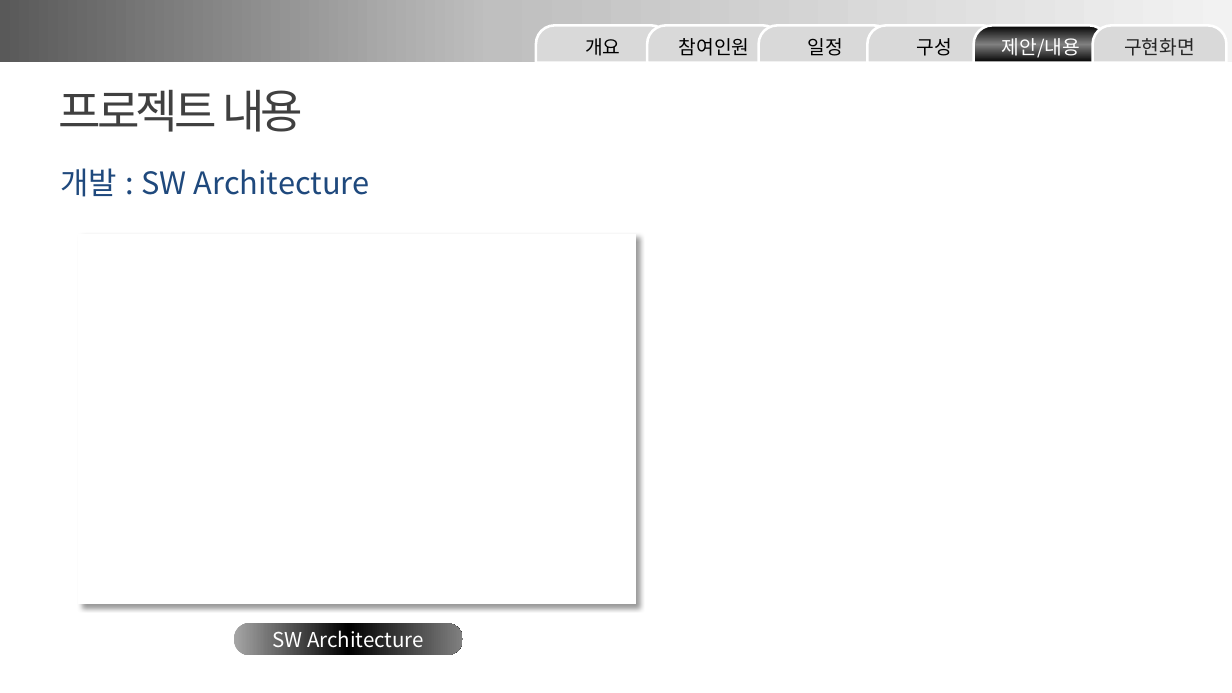
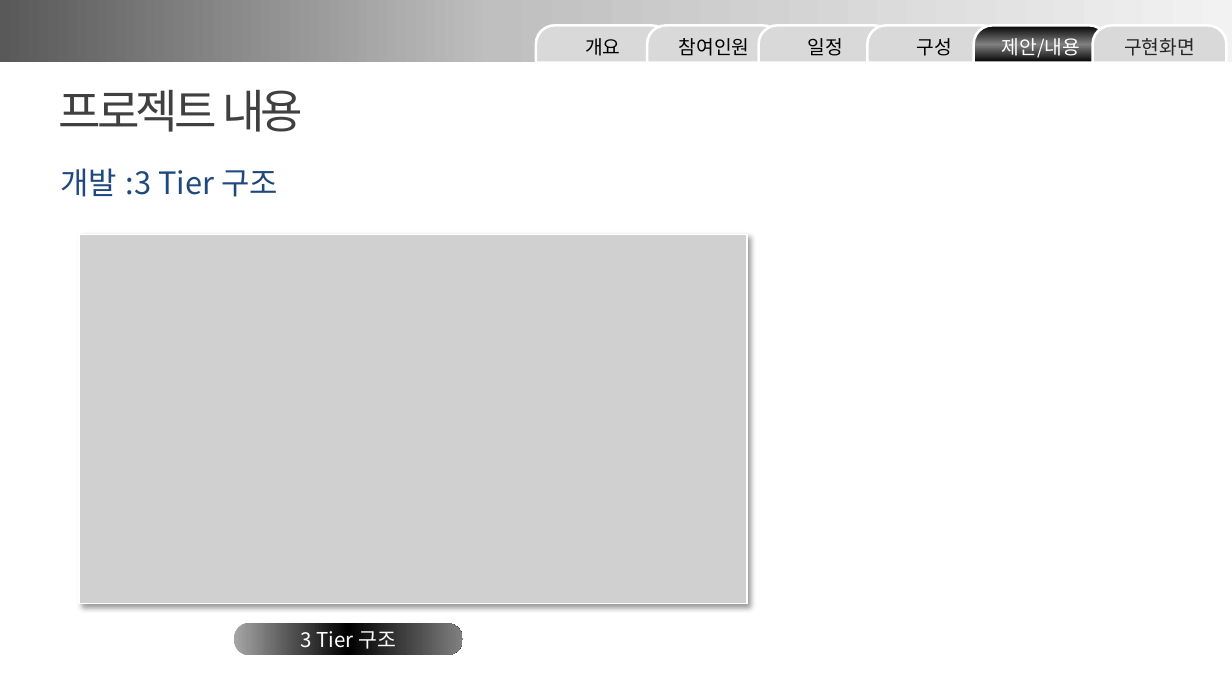
Before and after one commit to minmaxheap/FinalProject, a slide deck: slide 12 of 산출물/Team3 화면 설계 발표 ppt.pptx. Drawn at 1232x693 pixels with LibreOffice and Linux fonts; fonts in the diff are those of the drawing; grey boxes stand for pictures. Boxes give left, top, right and bottom in pixels: in the first picture for what was removed or moved away, otherwise in the second. Text is boxed around its words. In the diff, an @@ line names an element or a change of style, - is before the commit and + after.

```diff
--- a/산출물/Team3 화면 설계 발표 ppt.pptx
+++ b/산출물/Team3 화면 설계 발표 ppt.pptx
@@ text at (61, 168, 278, 197): text changed @@
-개발 : SW Architecture
+개발 :3 Tier 구조
@@ rectangle removed at (79, 235, 636, 604) @@
@@ picture added at (79, 235, 748, 604) @@
@@ text in rounded rectangle at (301, 631, 396, 649): text changed @@
-SW Architecture
+3 Tier 구조
```
Also in this commit, not shown: 8 other slides changed, 1 slide removed, 1 other file.
